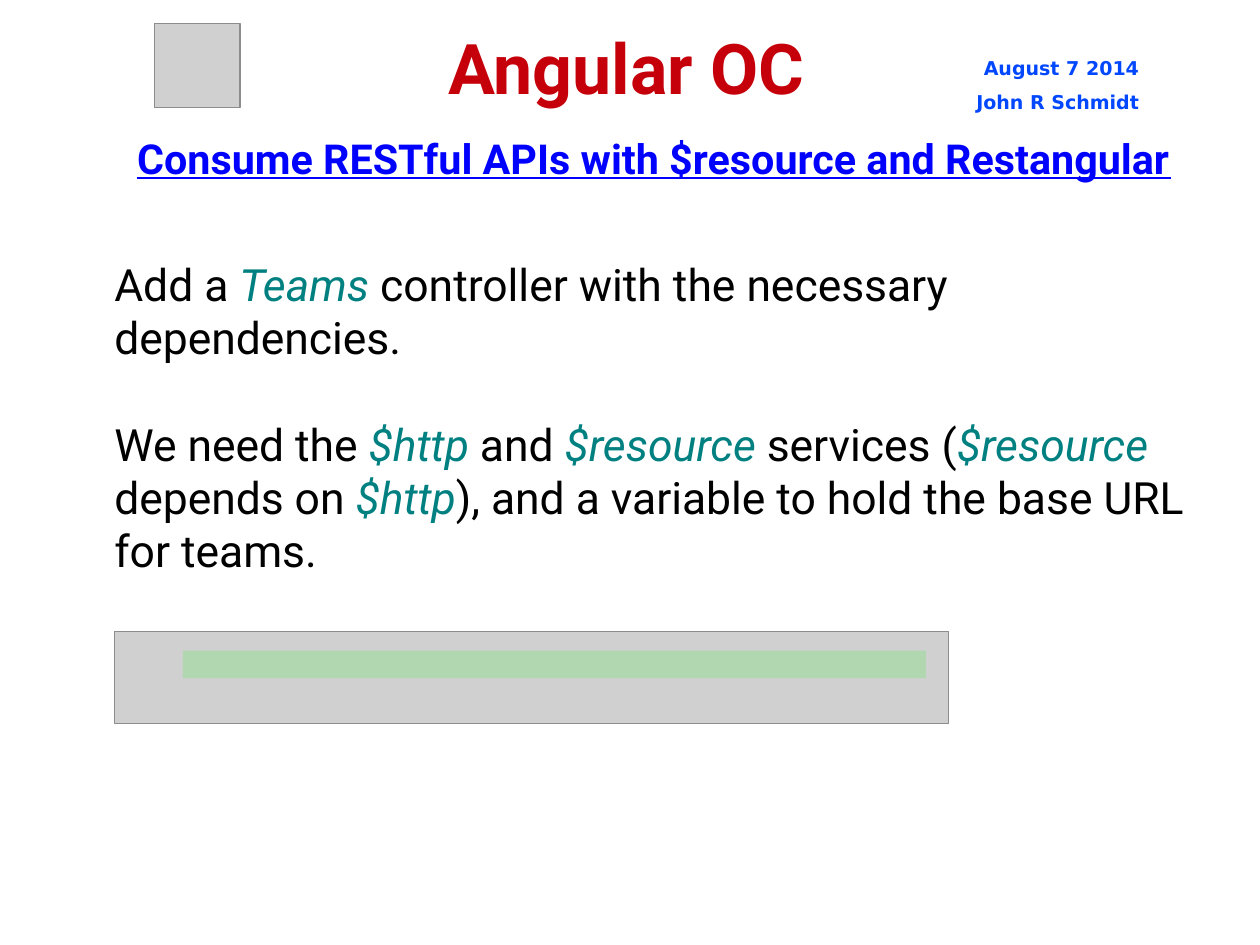
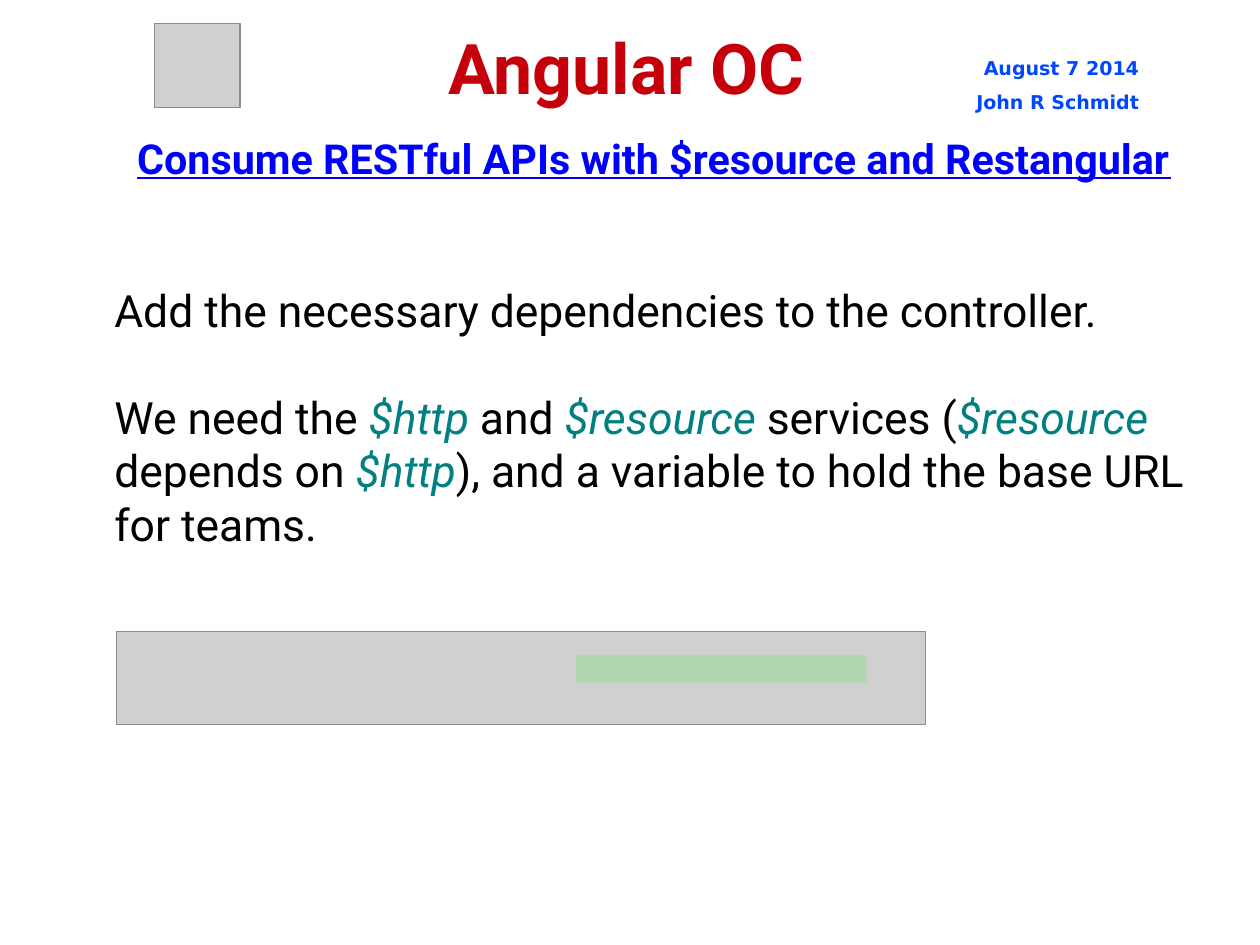
Before and after one commit to jrschmidt/fifa-angular-rest-demo, a slide deck: slide 27 of fifa.odp. Drawn at 1260x945 pixels with LibreOffice and Linux fonts; fonts in the diff are those of the drawing; grey boxes stand for pictures; background and template pictures are left out. Boxes give left, top, right and bottom in pixels: in the first picture for what was removed or moved away, otherwise in the second. Text is boxed around its words. In the diff, an @@ line names an element or a change of style, - is before the commit and + after.

Commit message:
update presentation to reflect change to single controller

```diff
--- a/fifa.odp
+++ b/fifa.odp
@@ subtitle "Add the necessary dependencies to ...": place and size @@
-subtitle "Add the necessary dependencies to ..." at (114,267,1184,568)
+subtitle "Add the necessary dependencies to ..." at (114,293,1184,542)
@@ subtitle at (114,293,1097,337): text changed @@
-Add a Teams controller with the necessary dependencies.
+Add the necessary dependencies to the controller.
@@ picture: place and size @@
-picture at (114,632,949,724)
+picture at (117,632,926,725)
@@ line moved from (183, 664) - (926, 664) to (576, 669) - (867, 669) @@
```
Also in this commit, not shown: 4 other slides changed, 1 slide removed, 4 other files.
